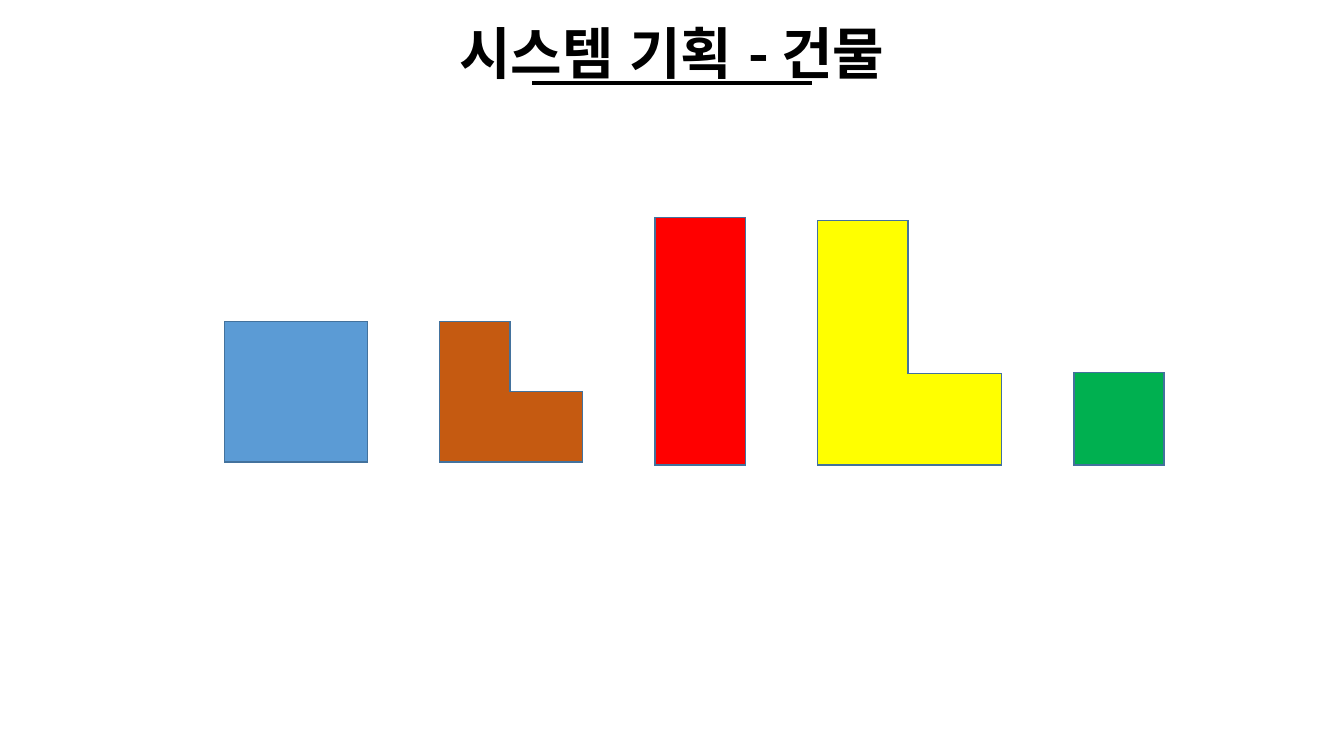
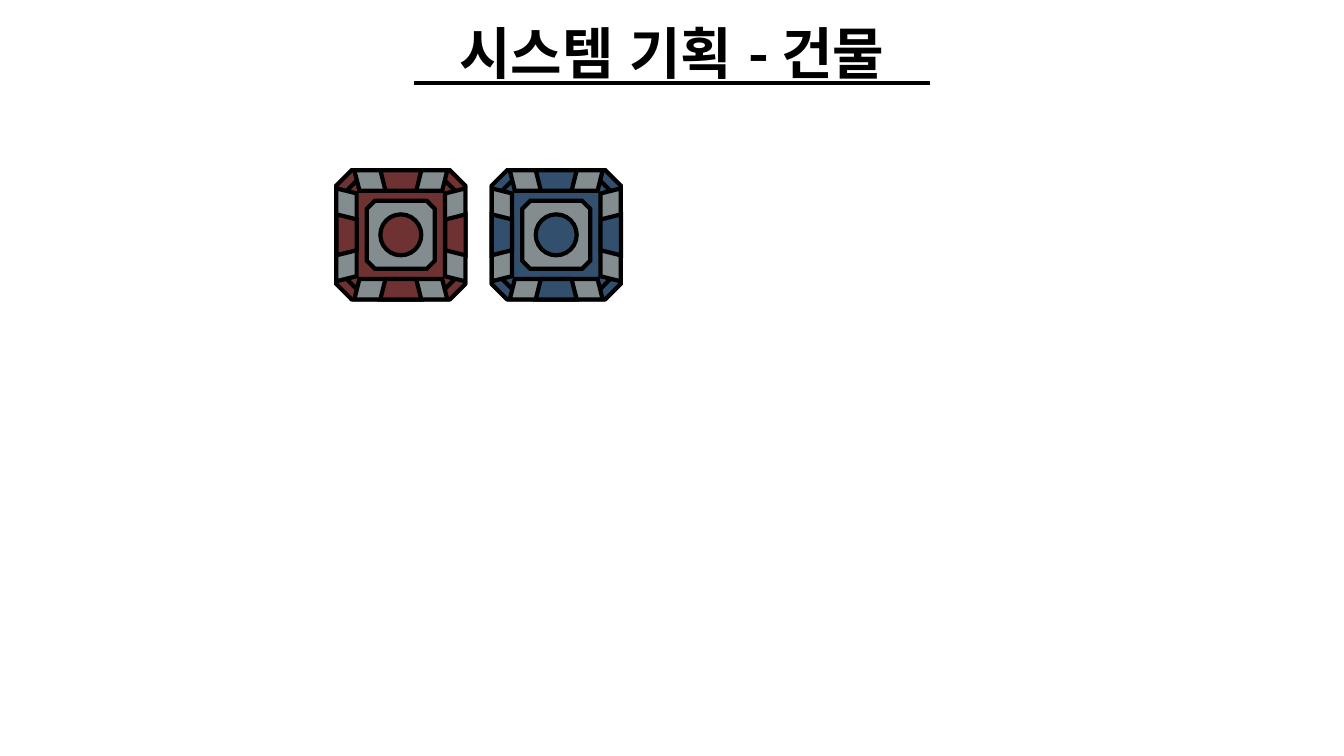
Before and after one commit to simplex3510/GeoStrike, a slide deck: slide 6 of GeoStrike프레젠테이션1.pptx. Drawn at 1344x756 pixels with LibreOffice and Linux fonts; fonts in the diff are those of the drawing. Boxes give left, top, right and bottom in pixels: in the first picture for what was removed or moved away, otherwise in the second. Text is boxed around its words. In the diff, an @@ line names an element or a change of style, - is before the commit and + after.

```diff
--- a/GeoStrike프레젠테이션1.pptx
+++ b/GeoStrike프레젠테이션1.pptx
@@ line moved from (532, 84) - (812, 84) to (414, 84) - (931, 84) @@
@@ group added at [337,170,622,299]: 16 trapezoids, 8 lines, 4 octagons, 2 ellipses @@
@@ rectangle removed at [655,218,746,466] @@
@@ corner removed at [818,221,1001,466] @@
@@ rectangle removed at [225,322,368,463] @@
@@ corner removed at [440,322,583,463] @@
@@ rectangle removed at [1074,373,1165,466] @@
```
Also in this commit, not shown: 3 other slides changed, 2 other files.
